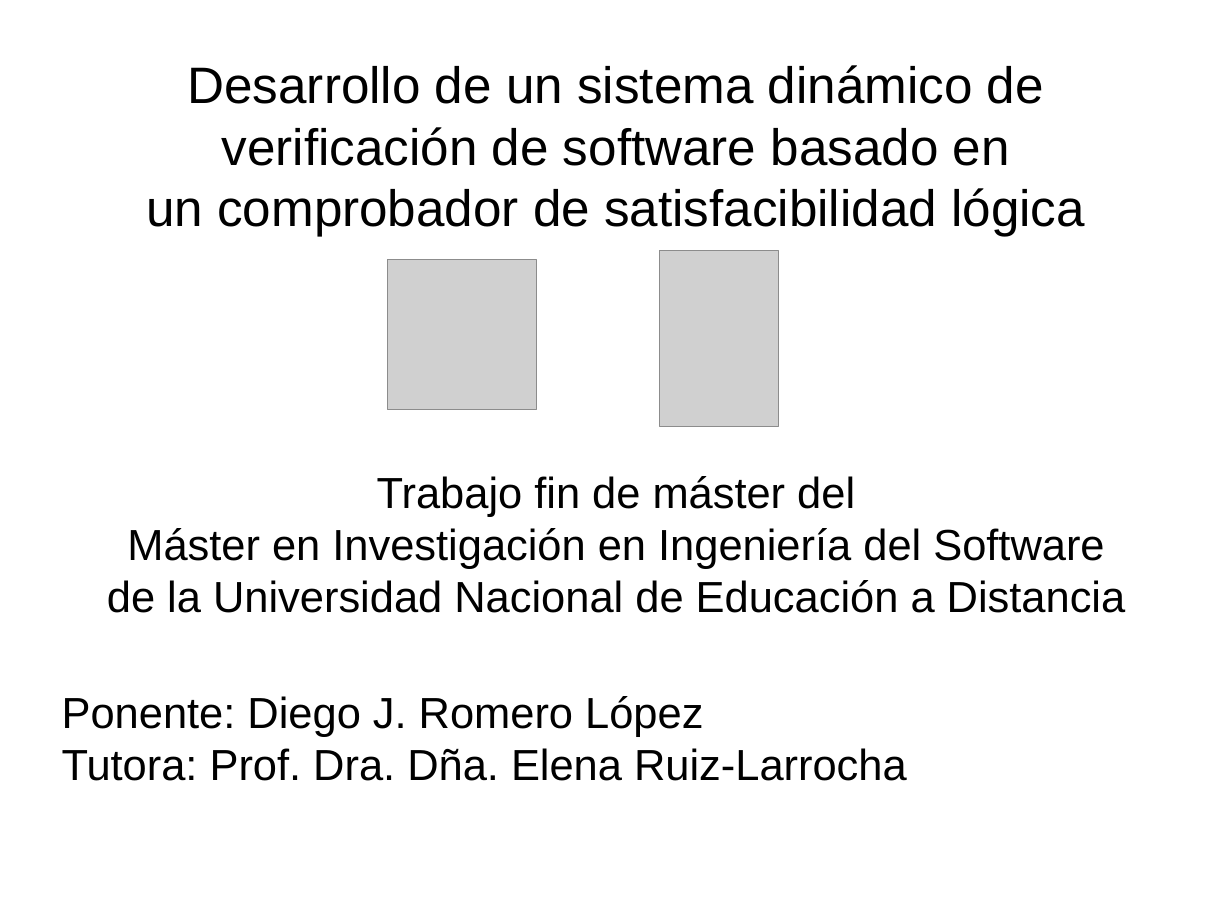
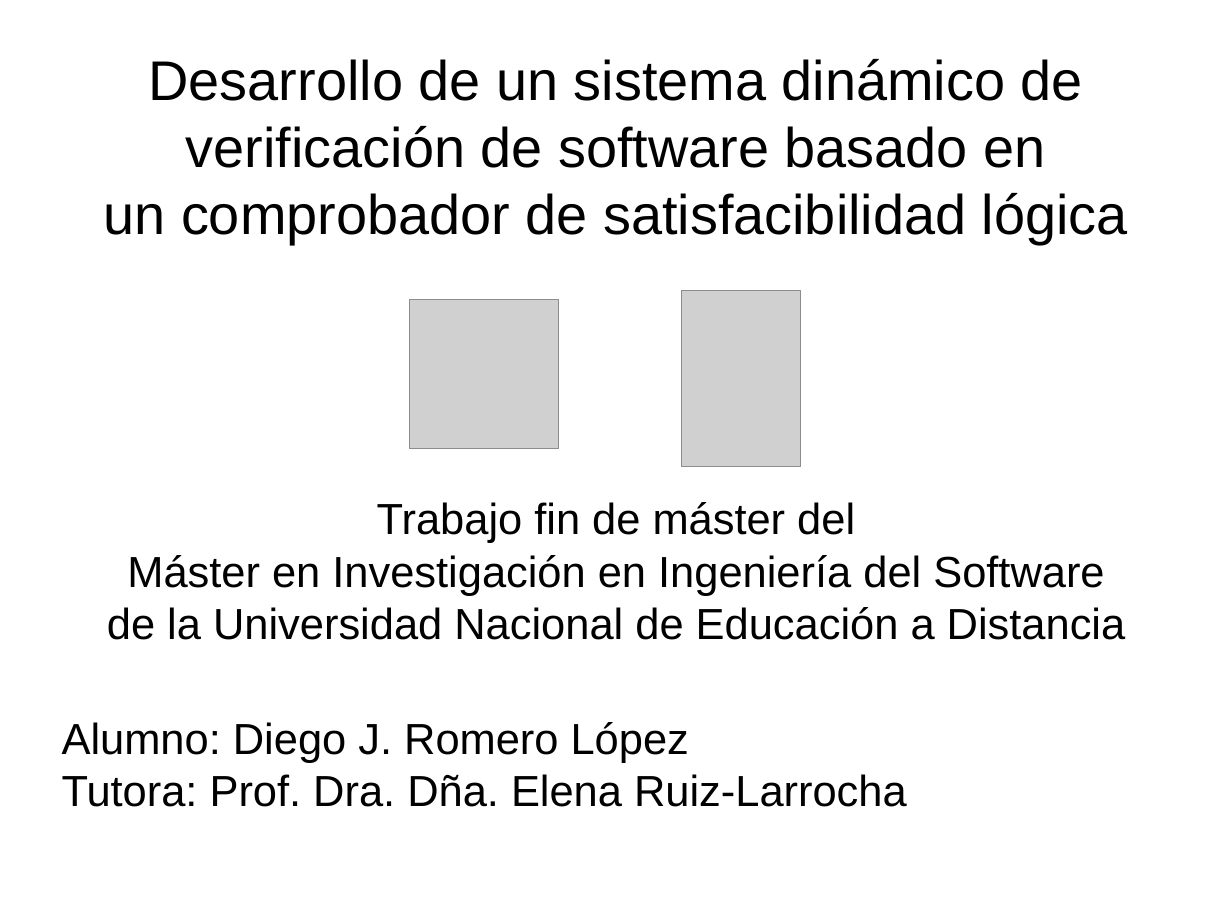
Before and after one commit to diegojromerolopez/djbdd, a slide deck: slide 1 of doc/presentacion.odp. Drawn at 1232x924 pixels with LibreOffice and Linux fonts; fonts in the diff are those of the drawing; grey boxes stand for pictures. Boxes give left, top, right and bottom in pixels: in the first picture for what was removed or moved away, otherwise in the second. Text is boxed around its words. In the diff, an @@ line names an element or a change of style, - is before the commit and + after.

```diff
--- a/doc/presentacion.odp
+++ b/doc/presentacion.odp
@@ title "Desarrollo de un sistema dinámico ...": place and size @@
-title "Desarrollo de un sistema dinámico ..." at [146,65,1085,236]
+title "Desarrollo de un sistema dinámico ..." at [103,59,1128,244]
@@ title "Desarrollo de un sistema dinámico ..." at [103,59,1128,244]: size 33 to 36 pt @@
@@ picture: place and size @@
-picture at [661,250,779,426]
+picture at [682,291,800,466]
@@ picture: place and size @@
-picture at [388,259,538,409]
+picture at [409,300,559,449]
@@ subtitle "Trabajo fin de máster del": place and size @@
-subtitle "Trabajo fin de máster del" at [107,476,1126,613]
+subtitle "Trabajo fin de máster del" at [107,502,1126,640]
@@ text "Alumno: Diego J. Romero López": place and size @@
-text "Alumno: Diego J. Romero López" at [62,696,907,781]
+text "Alumno: Diego J. Romero López" at [62,722,907,807]
@@ text at [62,722,689,763]: text changed @@
-Ponente: Diego J. Romero López
+Alumno: Diego J. Romero López
```
Also in this commit, not shown: 1 other slide changed, 3 other files.
